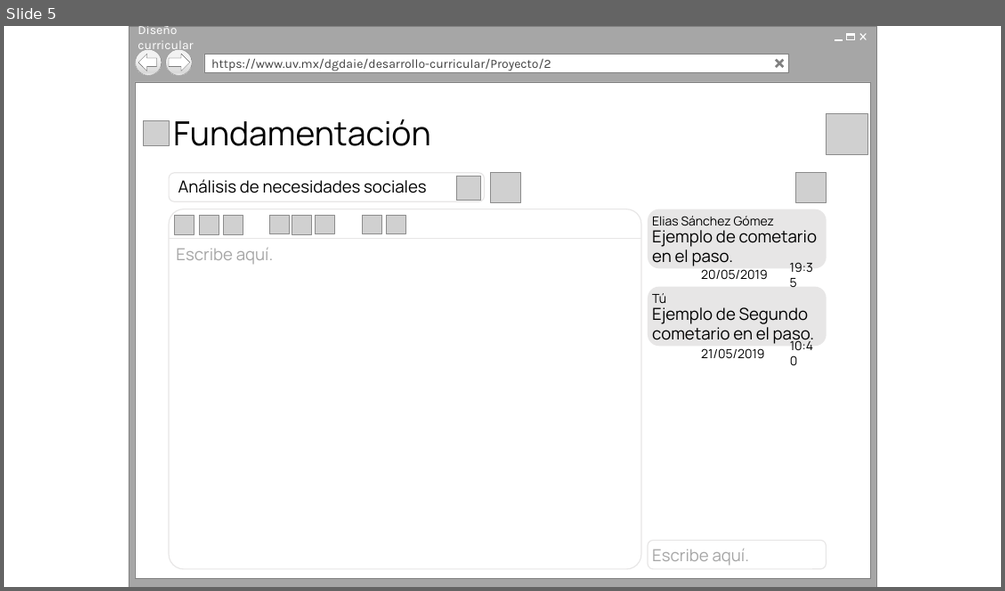
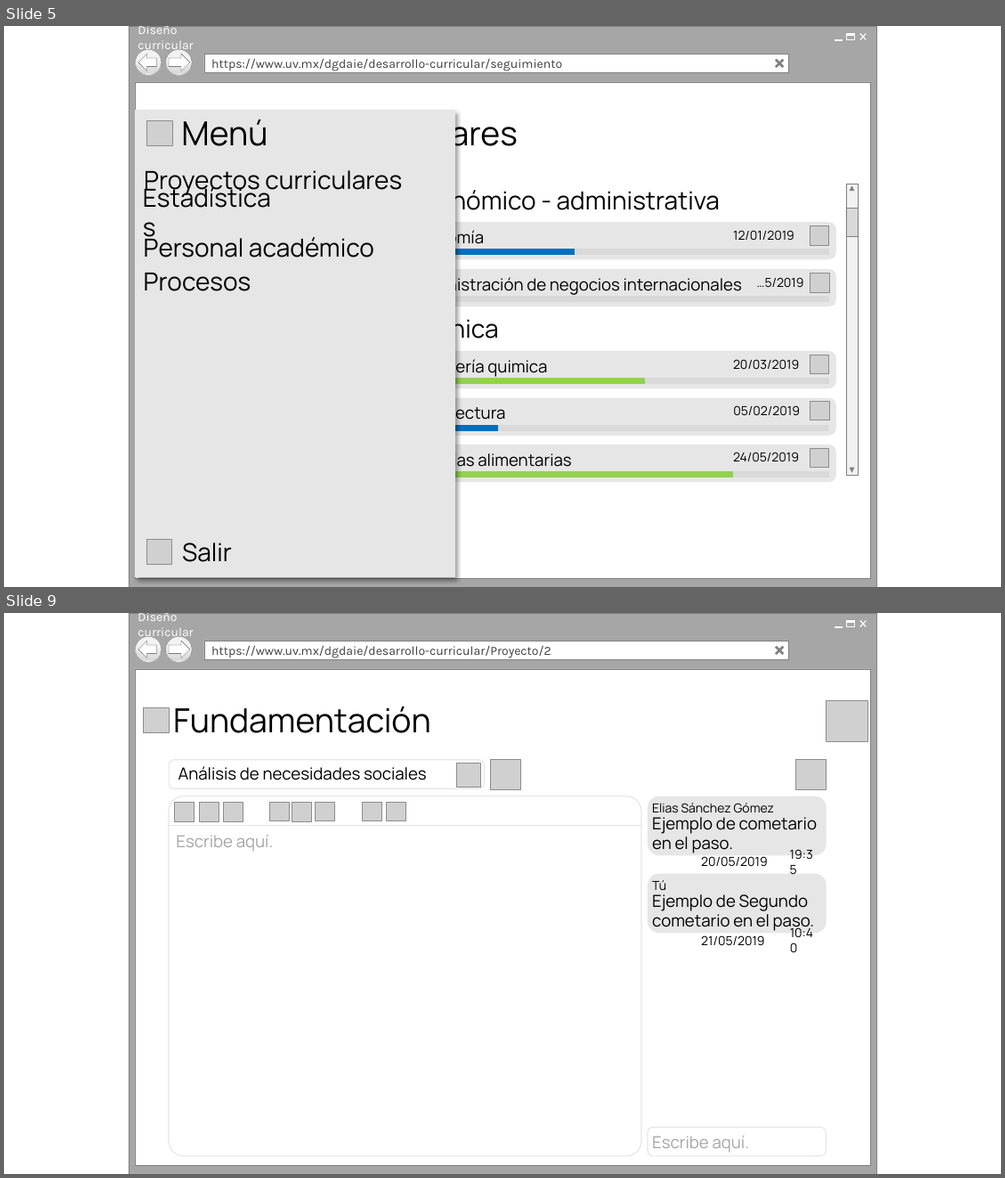
Before and after one commit to Senzho/DISENO_CURRICULAR_SS_05_2019, a slide deck: Diseño/Prototipos.pptx. Shown one above the other, each under a label of ours: slide 5 before the commit, slides 5 and 9 after it; the slides between them are not shown. The pictures are 1005x591 and 1005x1178 pixels, drawn with LibreOffice and Linux fonts; fonts in the diff are those of the drawing; grey boxes stand for pictures; background and template pictures are left out. Boxes give left, top, right and bottom in pixels: in the first picture for what was removed or moved away, otherwise in the second. Text is boxed around its words. In the diff, an @@ line names an element or a change of style, - is before the commit and + after.

Commit message:
Acumulado 2
Acumulado de diseño.

```diff
--- a/Diseño/Prototipos.pptx
+++ b/Diseño/Prototipos.pptx
@@ slide 5 added at [4,26,1001,587], background #FFFFFF @@
@@ group added at [129,26,877,587]: 6 rectangles, 4 lines, 2 ellipses, 1 text, 1 left arrow, 1 right arrow @@
+Diseño curricular
+https://www.uv.mx/dgdaie/desarrollo-curricular/seguimiento
@@ rounded rectangle added at [136,111,455,576], fill #E7E6E6, outline #E7E6E6 1 pt @@
@@ picture added at [146,120,172,145] @@
@@ text added at [173,115,518,154], 32 pt, text #000000 @@
+Proyectos curriculares
@@ text added at [181,119,267,146], 32 pt, text #000000 @@
+Menú
@@ text added at [144,170,402,195], 24 pt, text #000000 @@
+Proyectos curriculares
@@ text added at [136,195,287,229], 24 pt, text #000000 @@
+Estadísticas
@@ text added at [409,186,720,216], 24 pt, text #000000 @@
+Económico - administrativa
@@ text added at [144,233,374,257], 24 pt, text #000000 @@
+Personal académico
@@ text added at [733,230,794,240], 12 pt, text #000000 @@
+12/01/2019
@@ picture added at [810,226,830,246] @@
@@ group added at [402,222,836,259]: 2 lines, 1 rounded rectangle, 1 text @@
+Economía
@@ text added at [144,273,251,291], 24 pt, text #000000 @@
+Procesos
@@ rounded rectangle added at [402,269,836,306], fill #E7E6E6 @@
@@ text added at [409,274,742,295], 16 pt, text #000000 @@
+Administración de negocios internacionales
@@ text added at [757,277,804,287], 12 pt, text #000000 @@
+…5/2019
@@ picture added at [810,273,830,293] @@
@@ line added from (409, 299) to (829, 299), #D9D9D9 6 pt @@
@@ text added at [409,314,499,345], 24 pt, text #000000 @@
+Técnica
@@ text added at [733,359,799,369], 12 pt, text #000000 @@
+20/03/2019
@@ picture added at [809,355,829,375] @@
@@ group added at [402,351,836,388]: 2 lines, 1 rounded rectangle, 1 text @@
+Ingeniería quimica
@@ text added at [733,405,800,415], 12 pt, text #000000 @@
+05/02/2019
@@ picture added at [810,402,830,421] @@
@@ group added at [402,398,836,435]: 2 lines, 1 rounded rectangle, 1 text @@
+Arquitectura
@@ text added at [733,451,799,461], 12 pt, text #000000 @@
+24/05/2019
@@ picture added at [809,448,829,467] @@
@@ group added at [402,444,836,482]: 2 lines, 1 rounded rectangle, 1 text @@
+Ciencias alimentarias
@@ group added at [846,183,858,475]: 2 rectangles, 2 triangles @@
@@ picture added at [146,539,172,564] @@
@@ text added at [182,542,232,562], 24 pt, text #000000 @@
+Salir
@@ what was slide 5 is now slide 9 @@
```
Also in this commit, not shown: 6 slides changed, 7 other slides added, 1 other file.
